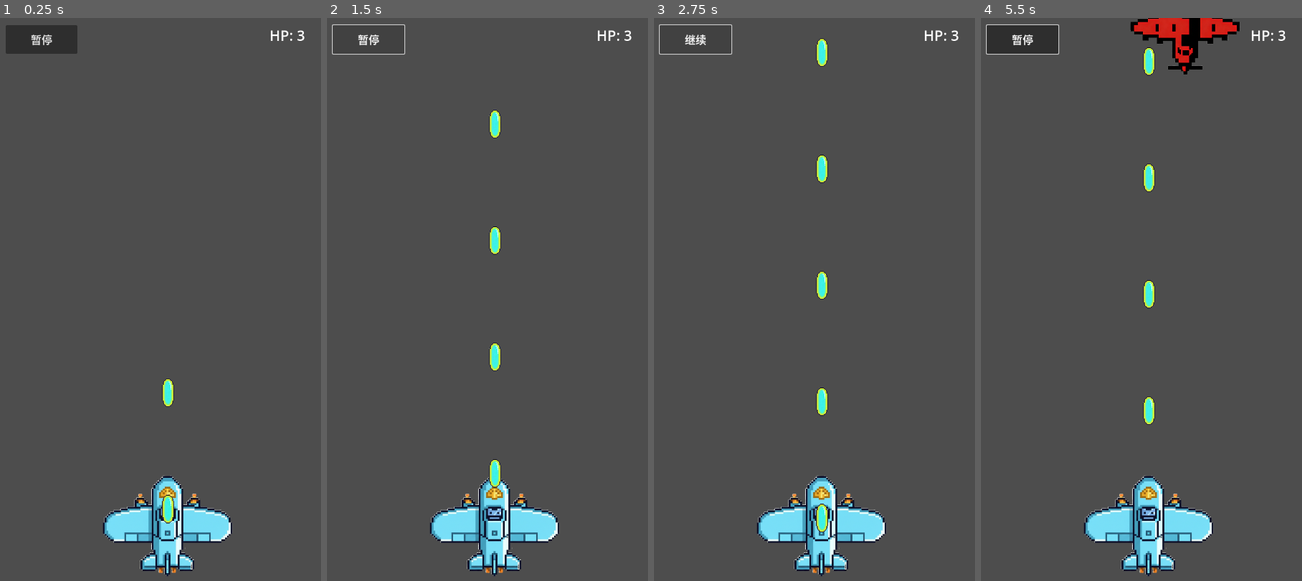
Above: before the commit, frames 1-4 (left to right).
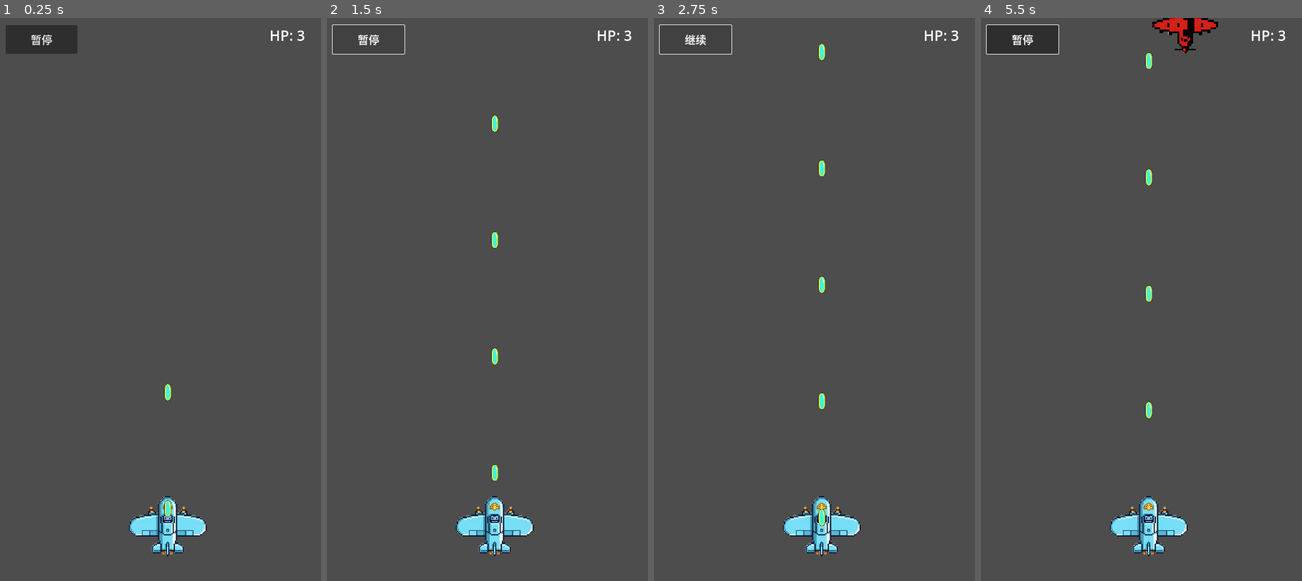
Above: after the commit, the same moments.

Repository: qingzhixing/plane-war
Game: Godot game, scene res://scenes/Main.tscn
Two runs of this game, one before a commit and one after it. Both use one fixed random seed, a clock stepped at 60 frames per second and the inputs below.
Inputs (mouse positions are in pixels of both pictures, inside the frame that each line leads up to):
- Up to frame 1 (0.25 s): no input
- Up to frame 2 (1.5 s): click "暂停" at 0.5 s; click "继续" at 1.25 s
- Up to frame 3 (2.75 s): click "暂停" at 2 s
- Up to frame 4 (5.5 s): click "继续" at 2.75 s; click "暂停" at 3.5 s; click "继续" at 4.25 s; move the mouse to (1212, 276) at 5.02 s; click (1212, 276) at 5.17 s

The runs differ from the first frame. In frame 1, 3.4% of the frame differs, in the area x 32-73%, y 63-100%; in frame 2, 3.8%; in frame 3, 3.9%; in frame 4, 5.2%, in the area x 32-81%, y 0-100%.

Commit message:
🎨 UPDATE: Adjust scale for Player, PlayerBullet, and EnemyBasic01 scenes

Diff:
--- a/scenes/Player.tscn
+++ b/scenes/Player.tscn
@@ -5,6 +5,7 @@
 [ext_resource type="Texture2D" uid="uid://dgocjs7westlh" path="res://art/player/player_ship_base.png" id="2_v6fml"]
 
 [node name="Player" type="CharacterBody2D"]
+scale = Vector2(0.6, 0.6)
 script = ExtResource("1_p0vlq")
 bullet_scene = ExtResource("2_3li8b")
 
--- a/scenes/bullets/PlayerBullet.tscn
+++ b/scenes/bullets/PlayerBullet.tscn
@@ -4,14 +4,15 @@
 [ext_resource type="Texture2D" uid="uid://w478a7uockj4" path="res://art/bullets/bullet_player_basic.png" id="2_p7wmw"]
 
 [sub_resource type="CapsuleShape2D" id="CapsuleShape2D_p7wmw"]
-radius = 9.0
-height = 44.0
+radius = 11.666666
+height = 63.333332
 
 [node name="PlayerBullet" type="Area2D"]
+scale = Vector2(0.6, 0.6)
 script = ExtResource("1_g64gn")
 
 [node name="Sprite2D" type="Sprite2D" parent="."]
-position = Vector2(0.3445549, 0.7835541)
+position = Vector2(1.1920929e-07, 2.3841858e-07)
 rotation = 1.5701729
 scale = Vector2(0.04, 0.04)
 texture = ExtResource("2_p7wmw")
--- a/scenes/enemies/EnemyBasic01.tscn
+++ b/scenes/enemies/EnemyBasic01.tscn
@@ -4,6 +4,7 @@
 [ext_resource type="Texture2D" uid="uid://cbbujfsfctoh0" path="res://art/enemies/enemy_basic_01.png" id="2_ebtex"]
 
 [node name="EnemyBasic01" type="Area2D"]
+scale = Vector2(0.6, 0.6)
 script = ExtResource("1_eb01")
 
 [node name="Sprite2D" type="Sprite2D" parent="."]
